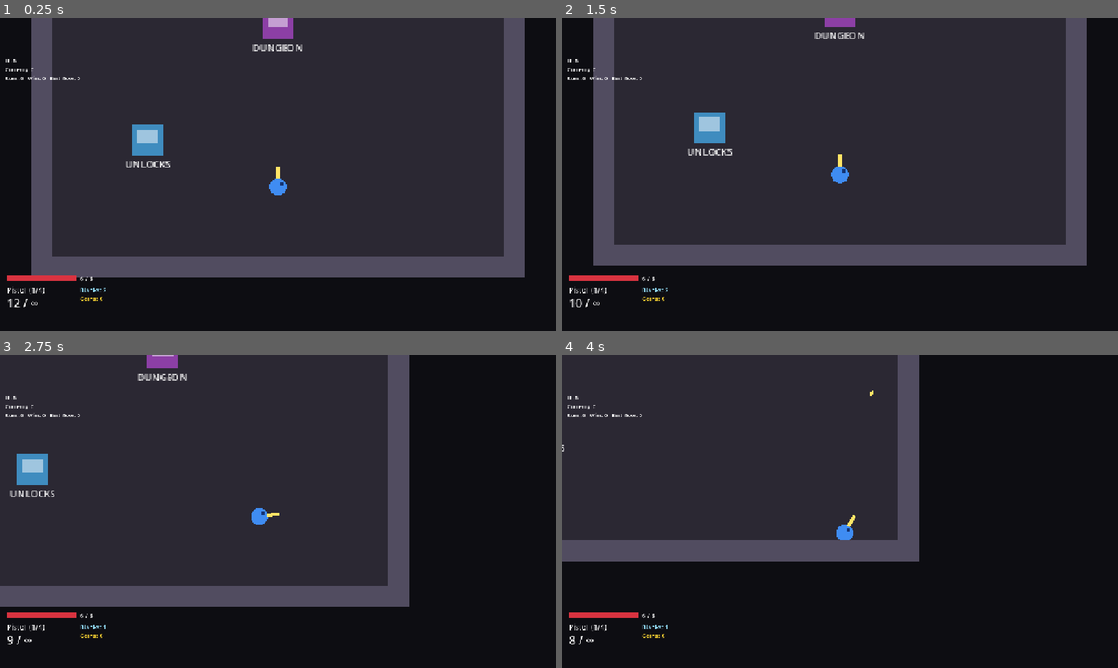
Above: before the commit, frames 1-4 (two rows, left to right).
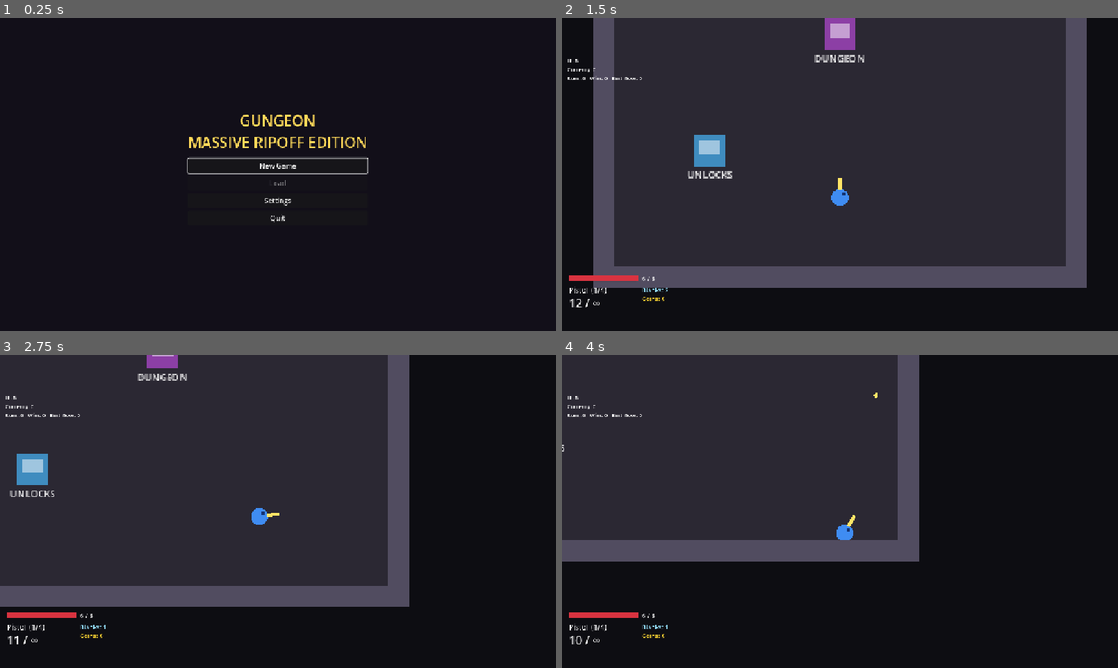
Above: after the commit, the same moments.

Repository: SalemRose/Gungeon-Massive-Ripoff-Edition
Game: Godot game, scene res://ui/menu/main_menu.tscn
Same seed, same stepped clock (60 frames per second), same inputs: the game is played once before the commit and once after it. Before the commit the project starts from res://levels/hub/hub.tscn.
Inputs (mouse positions are in pixels of both pictures, inside the frame that each line leads up to):
- Up to frame 1 (0.25 s): no input
- Up to frame 2 (1.5 s): click (840, 199) at 0.5 s, where only the run after the commit has a clickable "Settings"; click (840, 165) at 1.25 s, where only the run after the commit has a clickable "New Game"
- Up to frame 3 (2.75 s): move the mouse to (400, 495) at 2.02 s; hold D (move_right) from 2.03 s (still down); tap Q (blank) at 2.1 s; click (400, 495) at 2.17 s
- Up to frame 4 (4 s): move the mouse to (728, 527) at 2.77 s; release D (move_right) at 2.78 s; hold S (move_down) 2.78-3.53 s; tap Space (dodge) at 2.85 s; click (728, 527) at 2.92 s; move the mouse to (895, 442) at 3.52 s; hold D (move_right) from 3.53 s (still down); tap E (interact) at 3.6 s; click (895, 442) at 3.67 s

The runs differ from the first frame. In frame 1, 74% of the frame differs, in the area x 1-95%, y 0-93%; in frame 2, 14%; in frame 3, less than 0.1%; in frame 4, less than 0.1%.

Commit message:
13a: main menu (title, new game, load, settings stub, quit)
Co-Authored-By: Claude Sonnet 5.5 <noreply@anthropic.com>
Claude-Session: https://claude.ai/code/session_01EKLoHM38k4sTvWqdQMzUWo

Diff:
--- a/autoload/save_data.gd
+++ b/autoload/save_data.gd
@@ -80,6 +80,12 @@
 	return DirAccess.rename_absolute(tmp, path) == OK
 
 
+## True if there is anything worth keeping: a finished run, currency or an
+## unlock. The main menu uses it to enable LOAD and to warn before NEW GAME.
+func has_progress() -> bool:
+	return int(data["runs_played"]) > 0 or int(data["currency"]) > 0 or not (data["unlocks"] as Array).is_empty()
+
+
 ## Throws away all progress (a "delete save" button, and tests).
 func reset_all() -> void:
 	data = DEFAULTS.duplicate(true)
--- a/project.godot
+++ b/project.godot
@@ -11,7 +11,7 @@
 [application]
 
 config/name="Gungeon Massive Ripoff Edition"
-run/main_scene="res://levels/hub/hub.tscn"
+run/main_scene="res://ui/menu/main_menu.tscn"
 config/features=PackedStringArray("4.7")
 config/icon="res://assets/icon.svg"
 
--- /dev/null
+++ b/ui/menu/main_menu.gd
@@ -0,0 +1,153 @@
+extends Control
+## The MAIN MENU: the first screen of the game.
+##   NEW GAME  starts a fresh save (asks first if there is progress to lose)
+##   LOAD      continues with the saved progress (greyed out if there is none)
+##   SETTINGS  options screen (built in step 13b)
+##   QUIT      exits
+##
+## Works with mouse, keyboard (arrows + Enter) and gamepad (D-pad + A).
+## Everything is built in code from plain Controls, so restyling it later means
+## giving the nodes a Theme or replacing the title Label with a logo texture.
+##
+## The save is a single slot: it holds the permanent progress (currency,
+## unlocks, stats) kept by the SaveData autoload.
+
+## Emitted instead of changing scene when a test drives the menu directly.
+signal scene_requested(path: String)
+signal settings_requested
+
+const HUB_SCENE := "res://levels/hub/hub.tscn"
+const TITLE := "GUNGEON\nMASSIVE RIPOFF EDITION"
+
+var new_game_button: Button
+var load_button: Button
+var settings_button: Button
+var quit_button: Button
+
+var _menu_box: VBoxContainer
+var _confirm_box: VBoxContainer
+var _note: Label
+
+
+func _ready() -> void:
+	set_anchors_preset(Control.PRESET_FULL_RECT)
+	var background := ColorRect.new()
+	background.color = Color(0.07, 0.06, 0.1)
+	background.set_anchors_preset(Control.PRESET_FULL_RECT)
+	background.mouse_filter = Control.MOUSE_FILTER_IGNORE
+	add_child(background)
+
+	var center := CenterContainer.new()
+	center.set_anchors_preset(Control.PRESET_FULL_RECT)
+	add_child(center)
+	var column := VBoxContainer.new()
+	column.add_theme_constant_override("separation", 14)
+	center.add_child(column)
+
+	var title := Label.new()
+	title.name = "Title"
+	title.text = TITLE
+	title.horizontal_alignment = HORIZONTAL_ALIGNMENT_CENTER
+	title.add_theme_font_size_override("font_size", 34)
+	title.add_theme_color_override("font_color", Color(1.0, 0.85, 0.35))
+	column.add_child(title)
+
+	# The four main buttons.
+	_menu_box = VBoxContainer.new()
+	_menu_box.add_theme_constant_override("separation", 6)
+	column.add_child(_menu_box)
+	new_game_button = _add_button(_menu_box, "New Game", _on_new_game)
+	load_button = _add_button(_menu_box, "Load", _on_load)
+	settings_button = _add_button(_menu_box, "Settings", _on_settings)
+	quit_button = _add_button(_menu_box, "Quit", _on_quit)
+	load_button.disabled = not _save().has_progress()
+
+	# "Erase your progress?" question, shown in place of the buttons.
+	_confirm_box = VBoxContainer.new()
+	_confirm_box.visible = false
+	_confirm_box.add_theme_constant_override("separation", 6)
+	column.add_child(_confirm_box)
+	var question := Label.new()
+	question.text = "Starting a new game erases your saved progress.\nContinue?"
+	question.horizontal_alignment = HORIZONTAL_ALIGNMENT_CENTER
+	_confirm_box.add_child(question)
+	_add_button(_confirm_box, "Yes, erase and start", _start_fresh).name = "ConfirmYes"
+	_add_button(_confirm_box, "No, go back", _close_confirm).name = "ConfirmNo"
+
+	_note = Label.new()
+	_note.horizontal_alignment = HORIZONTAL_ALIGNMENT_CENTER
+	_note.add_theme_font_size_override("font_size", 12)
+	column.add_child(_note)
+
+	_focus_main()
+
+
+func _unhandled_input(event: InputEvent) -> void:
+	# Esc / B backs out of the confirmation question.
+	if _confirm_box.visible and event.is_action_pressed("ui_cancel"):
+		get_viewport().set_input_as_handled()
+		_close_confirm()
+
+
+func _add_button(parent: Control, text: String, callback: Callable) -> Button:
+	var button := Button.new()
+	button.text = text
+	button.custom_minimum_size = Vector2(260.0, 34.0)
+	button.pressed.connect(callback)
+	parent.add_child(button)
+	return button
+
+
+## The save node, looked up by path so this script compiles in headless tests.
+func _save() -> Node:
+	return get_node("/root/SaveData")
+
+
+func _focus_main() -> void:
+	_note.text = ""
+	# New Game is always enabled, so there is always something to focus.
+	new_game_button.grab_focus.call_deferred()
+
+
+# --- Button handlers ----------------------------------------------------------
+
+func _on_new_game() -> void:
+	if _save().has_progress():
+		_menu_box.visible = false
+		_confirm_box.visible = true
+		(_confirm_box.get_node("ConfirmNo") as Button).grab_focus.call_deferred()
+	else:
+		_start_fresh()
+
+
+func _close_confirm() -> void:
+	_confirm_box.visible = false
+	_menu_box.visible = true
+	_focus_main()
+
+
+func _start_fresh() -> void:
+	_save().reset_all()
+	_go(HUB_SCENE)
+
+
+func _on_load() -> void:
+	if _save().has_progress():
+		_go(HUB_SCENE)
+
+
+func _on_settings() -> void:
+	# The settings screen arrives in step 13b; until then say so.
+	_note.text = "Settings are not available yet."
+	settings_requested.emit()
+
+
+func _on_quit() -> void:
+	get_tree().quit()
+
+
+func _go(path: String) -> void:
+	if get_tree().current_scene != null:
+		get_tree().change_scene_to_file(path)
+	else:
+		scene_requested.emit(path)
--- /dev/null
+++ b/ui/menu/main_menu.tscn
@@ -0,0 +1,10 @@
+[gd_scene load_steps=2 format=3]
+
+[ext_resource type="Script" path="res://ui/menu/main_menu.gd" id="1_menu"]
+
+[node name="MainMenu" type="Control"]
+layout_mode = 3
+anchors_preset = 15
+anchor_right = 1.0
+anchor_bottom = 1.0
+script = ExtResource("1_menu")
Not shown, added: ui/menu/main_menu.gd.uid
Not shown, changed: ROADMAP.md
